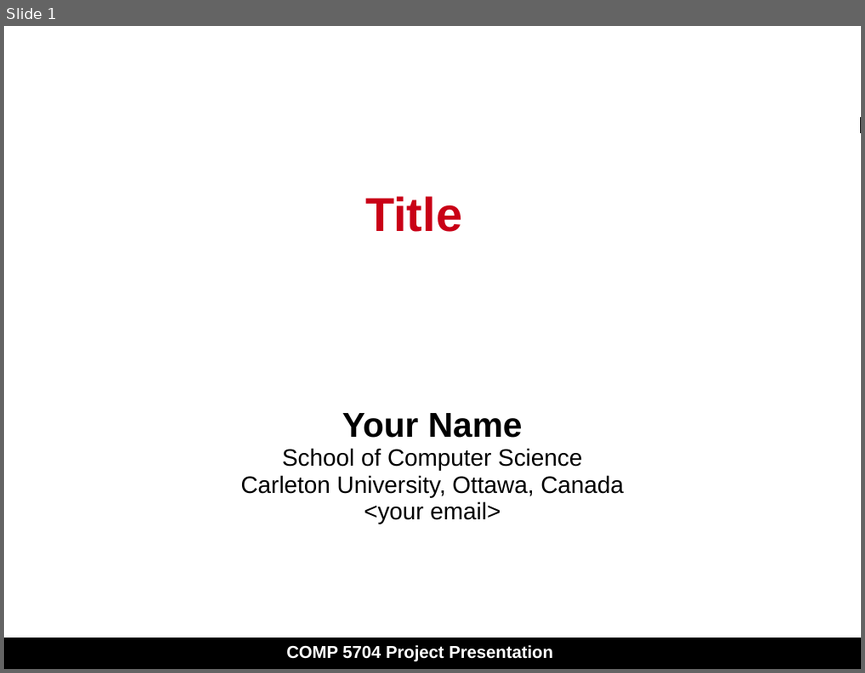
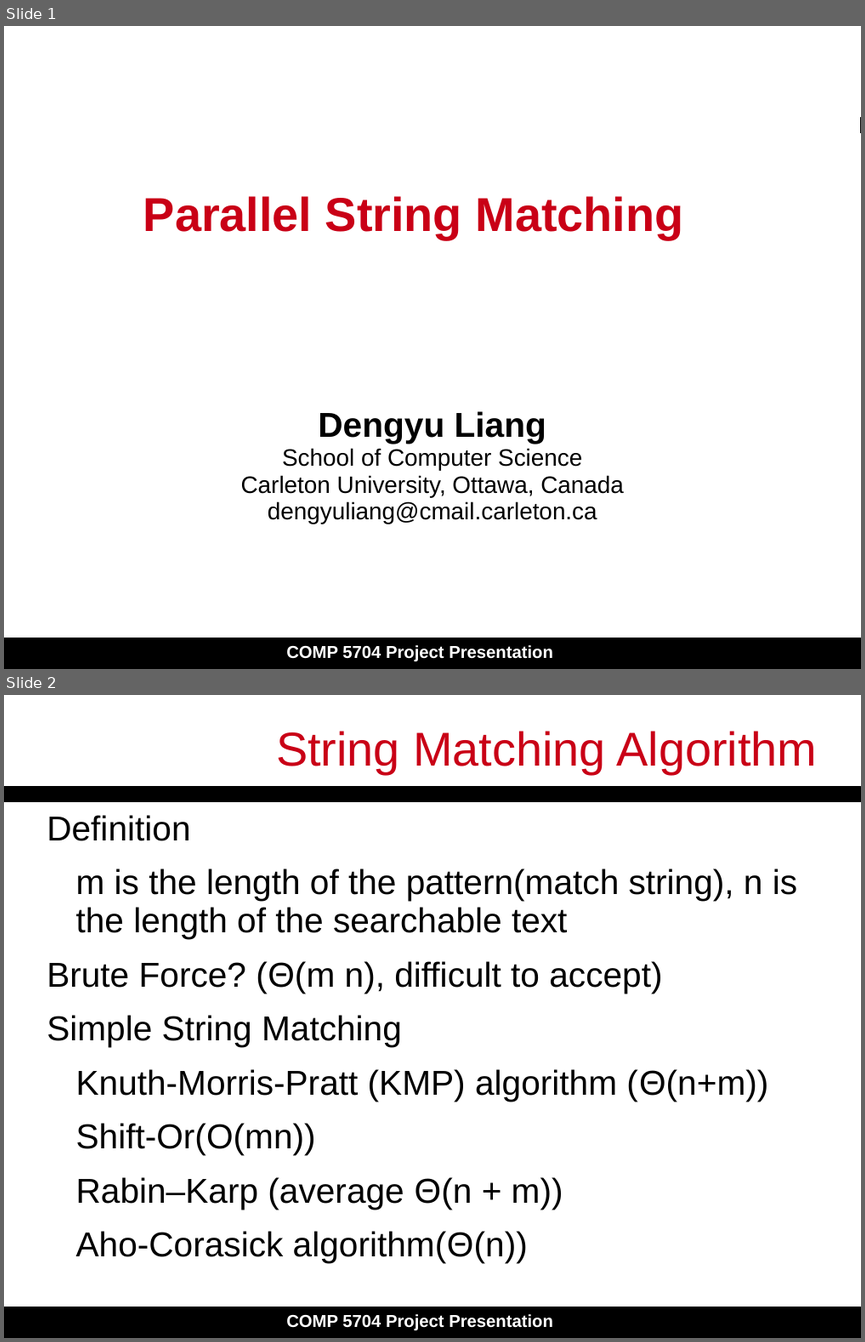
Before and after one commit to dengyull/COMP5704-project, a slide deck: Slide_Presentation.ppt. Shown one above the other, each under a label of ours: slide 1 before the commit, slides 1 and 2 after it. The pictures are 865x673 and 865x1342 pixels, drawn with LibreOffice and Linux fonts; fonts in the diff are those of the drawing. Boxes give left, top, right and bottom in pixels: in the first picture for what was removed or moved away, otherwise in the second. Text is boxed around its words. In the diff, an @@ line names an element or a change of style, - is before the commit and + after.

```diff
--- a/Slide_Presentation.ppt
+++ b/Slide_Presentation.ppt
@@ slide 2 added at (4, 695, 861, 1338), background #FFFFFF; not listed: 3 template elements that a slide beside it also shows @@
@@ title added at (276, 731, 817, 774), 44 pt, text #C90016 @@
+String Matching Algorithm
@@ subtitle added at (46, 868, 797, 1263), 32 pt, text #000000 @@
+Definition
+m is the length of the pattern(match string), n is the length of the searchable text
+Brute Force? (Θ(m n), difficult to accept)
+Simple String Matching
+Knuth-Morris-Pratt (KMP) algorithm (Θ(n+m))
+Shift-Or(O(mn))
+Rabin–Karp (average Θ(n + m))
+Aho-Corasick algorithm(Θ(n))
@@ slide 1 changed as well @@
@@ title at (143, 196, 684, 239): text changed @@
-Title
+Parallel String Matching
@@ subtitle at (318, 411, 546, 443): text changed @@
-Your Name
+Dengyu Liang
@@ subtitle at (268, 501, 597, 523): text changed @@
-<your email>
+dengyuliang@cmail.carleton.ca
```
Also in this commit, not shown: 4 other slides added, 1 slide removed, 17 other files.
